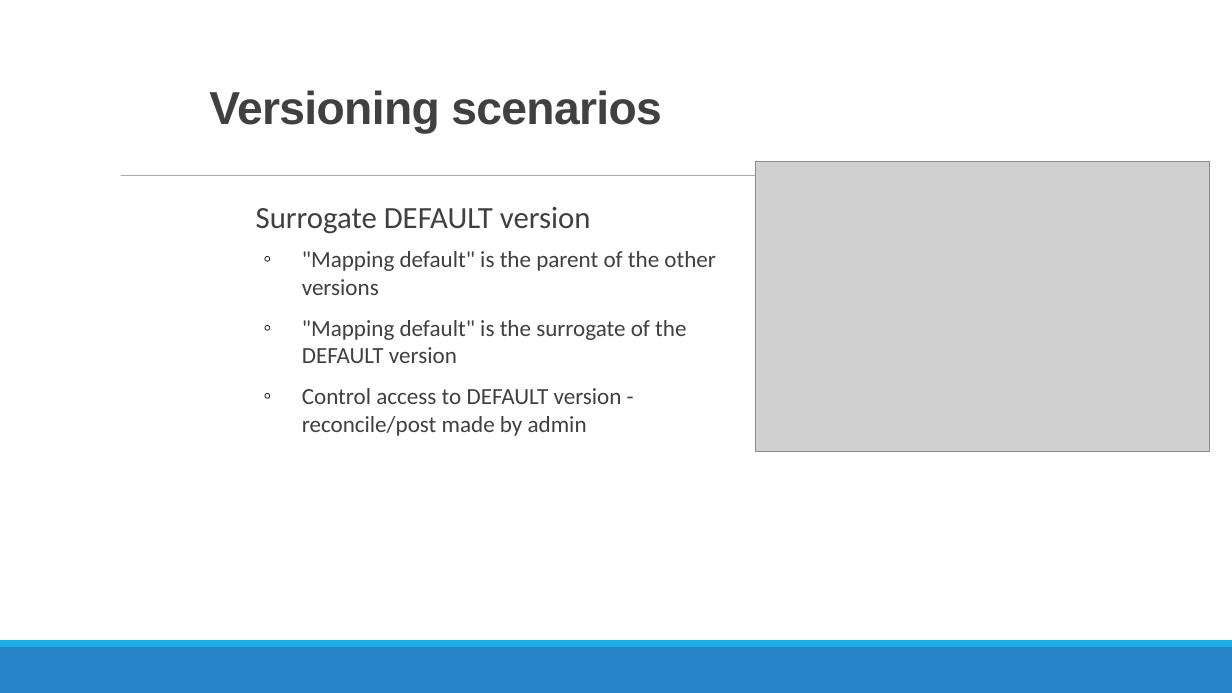
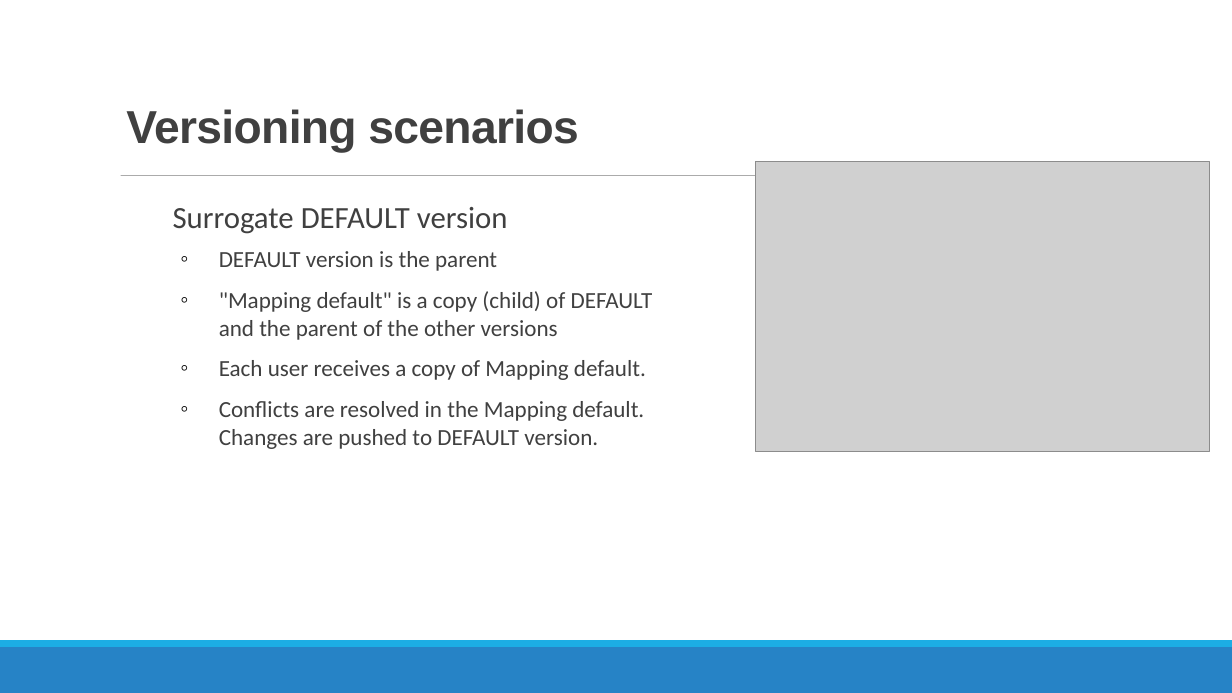
Before and after one commit to MGIS-UMN/GIS5577_week9, a slide deck: slide 20 of Database_Administration.odp (slide 18 before the commit). Drawn at 1232x693 pixels with LibreOffice and Linux fonts; fonts in the diff are those of the drawing; grey boxes stand for pictures. Boxes give left, top, right and bottom in pixels: in the first picture for what was removed or moved away, otherwise in the second. Text is boxed around its words. In the diff, an @@ line names an element or a change of style, - is before the commit and + after.

```diff
--- a/Database_Administration.odp
+++ b/Database_Administration.odp
@@ title "Versioning scenarios": place and size @@
-title "Versioning scenarios" at (209,90,662,134)
+title "Versioning scenarios" at (126,109,579,152)
@@ text "Surrogate DEFAULT version": place and size @@
-text "Surrogate DEFAULT version" at (256,207,716,436)
+text "Surrogate DEFAULT version" at (173,207,653,449)
@@ text at (219,251,653,449): text changed @@
-  ◦ "Mapping default" is the parent of the other versions
-  ◦ "Mapping default" is the surrogate of the DEFAULT version
-  ◦ Control access to DEFAULT version - reconcile/post made by admin
+  ◦ DEFAULT version is the parent
+  ◦ "Mapping default" is a copy (child) of DEFAULT and the parent of the other versions
+  ◦ Each user receives a copy of Mapping default.
+  ◦ Conflicts are resolved in the Mapping default. Changes are pushed to DEFAULT version.
```
Also in this commit, not shown: 7 other slides changed, 6 slides added, 2 slides removed, 1 other file.
